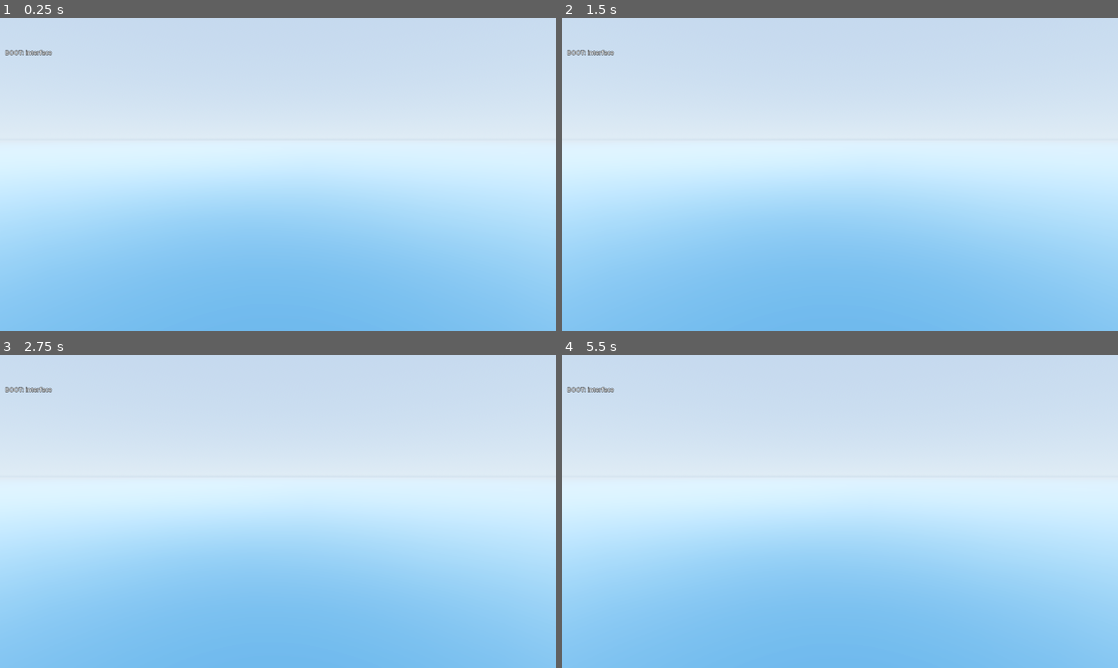
Above: before the commit, frames 1-4 (two rows, left to right).
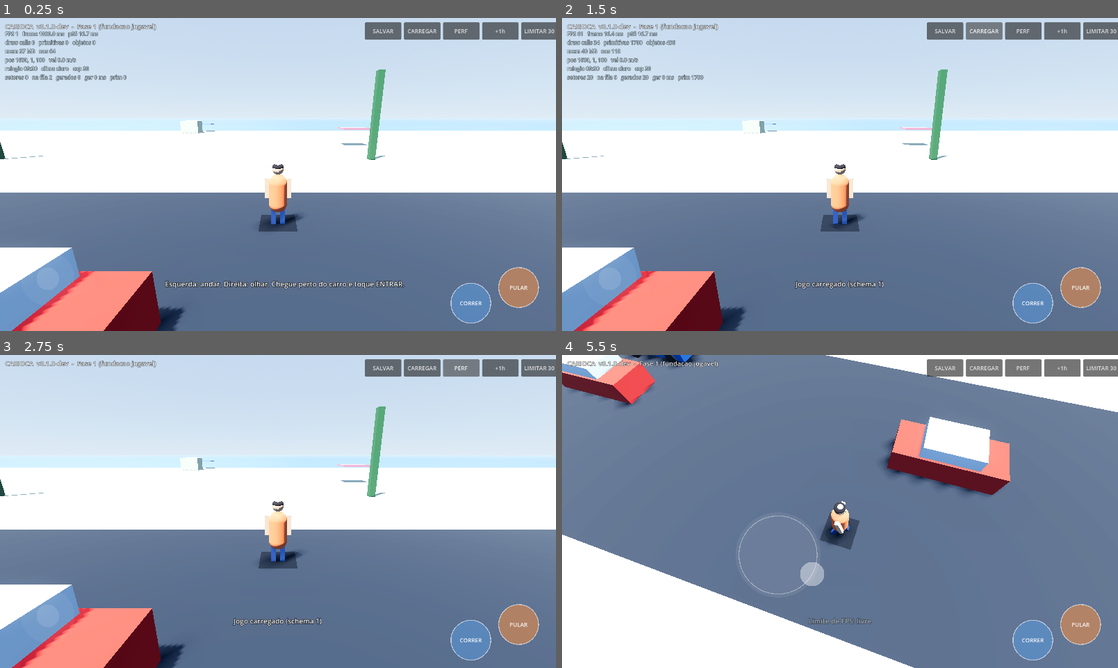
Above: after the commit, the same moments.

Repository: Kkrr18/carioca
Game: Godot game, scene res://scenes/main.tscn
Same seed, same stepped clock (60 frames per second), same inputs: the game is played once before the commit and once after it.
Inputs (mouse positions are in pixels of both pictures, inside the frame that each line leads up to):
- Up to frame 1 (0.25 s): no input
- Up to frame 2 (1.5 s): click (945, 30) at 0.5 s, where only the run after the commit has a clickable "SALVAR"; click (984, 30) at 1.25 s, where only the run after the commit has a clickable "CARREGAR"
- Up to frame 3 (2.75 s): click (461, 367) at 2 s, where only the run after the commit has a clickable "PERF"
- Up to frame 4 (5.5 s): click (1062, 367) at 2.75 s, where only the run after the commit has a clickable "+1h"; click (1101, 367) at 3.5 s, where only the run after the commit has a clickable "LIMITAR 30"; tap Enter at 4.25 s; move the mouse to (962, 495) at 4.27 s; hold Right 4.28-5 s; hold Shift 4.28-5 s; click (962, 495) at 4.42 s; tap Space at 4.52 s; drag from (728, 527) to (812, 574) at 5.02 s

The runs differ from the first frame. In frame 1, 68% of the frame differs, in the area x 0-100%, y 1-100%; in frame 2, 68%; in frame 3, 67%; in frame 4, 100%, in the area x 0-100%, y 0-100%.
Error before the commit: Parse Error: Function "get_viewport_rect()" not found in base self. (res://scripts/ui/hud.gd:137)

Commit message:
Corrige o HUD que nao compilava: CanvasLayer nao tem get_viewport_rect() (B-34)
Achado pelo teste de compilacao na primeira execucao em que ele compilou
main.gd (B-30). Era um erro introduzido no incremento do carro, no
posicionamento do botao CARRO.

Diff:
--- a/scripts/ui/hud.gd
+++ b/scripts/ui/hud.gd
@@ -134,7 +134,10 @@
 	if _car_btn != null and _car_btn.visible:
 		# Ancorado a mao: o canto inferior direito fica com os botoes de toque
 		# (PULAR/CORRER ficam abaixo; sem sobreposicao).
-		var vs := get_viewport_rect().size
+		# CanvasLayer nao tem get_viewport_rect() (e metodo de CanvasItem):
+		# o tamanho visivel vem do Viewport (B-34, achado pelo teste de
+		# compilacao agora que ele compila main.gd).
+		var vs := get_viewport().get_visible_rect().size
 		_car_btn.position = Vector2(vs.x - 216.0, vs.y - 254.0)
 	_frame_times.resize(240)
 	_frame_times[_frame_i % 240] = delta * 1000.0
Not shown, changed: docs/STATUS.md
